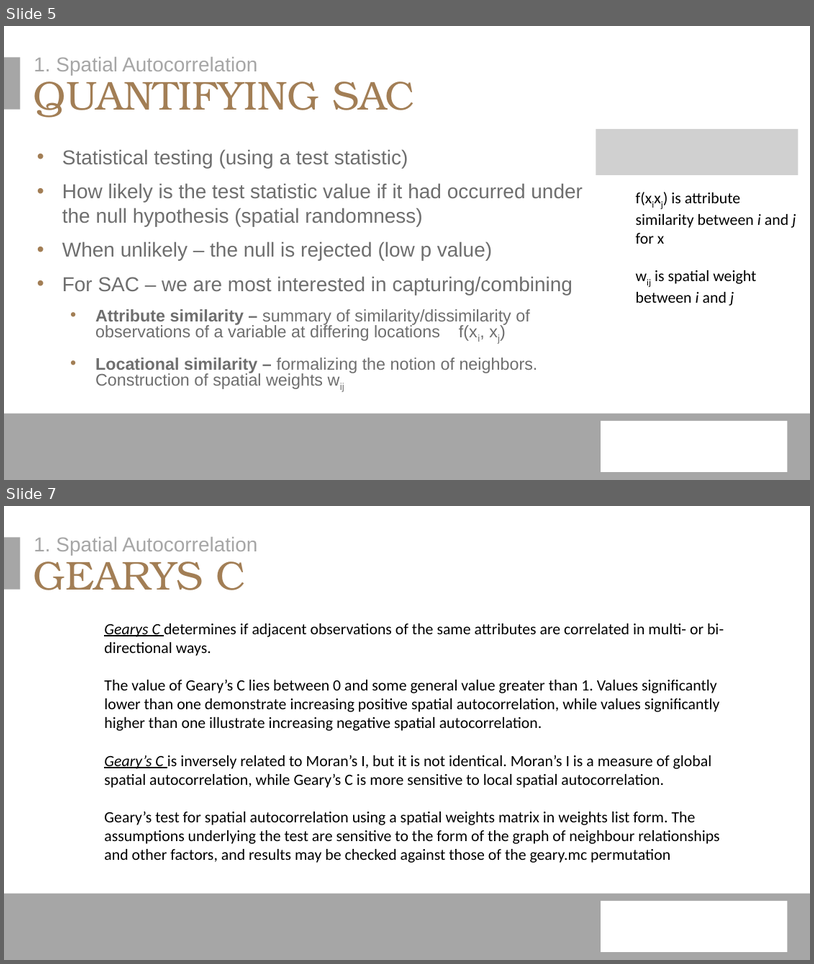
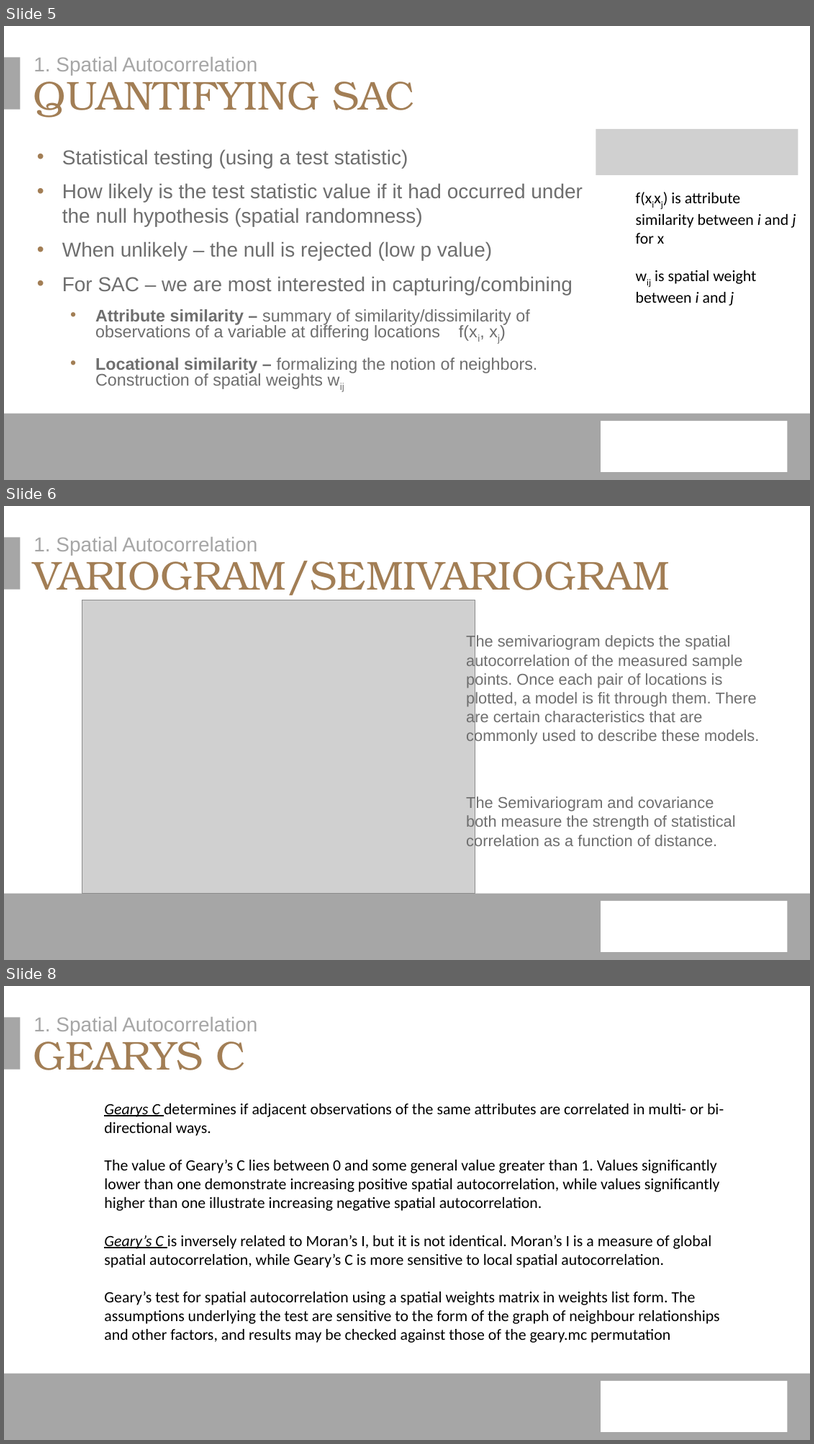
Before and after one commit to erichseamon/BCB503_advanced_geospatial_workshop, a slide deck: doc/BCB_Intro_Advanced_Analysis_1_2021.pptx. Shown one above the other, each under a label of ours: slides 5 and 7 before the commit, slides 5, 6 and 8 after it; the slides between them are not shown. The pictures are 814x964 and 814x1444 pixels, drawn with LibreOffice and Linux fonts; fonts in the diff are those of the drawing; grey boxes stand for pictures; background and template pictures are left out. Boxes give left, top, right and bottom in pixels: in the first picture for what was removed or moved away, otherwise in the second. Text is boxed around its words. In the diff, an @@ line names an element or a change of style, - is before the commit and + after.

```diff
--- a/doc/BCB_Intro_Advanced_Analysis_1_2021.pptx
+++ b/doc/BCB_Intro_Advanced_Analysis_1_2021.pptx
@@ slide 6 added at bbox=[4, 506, 810, 960], background #FFFFFF; not listed: 3 template elements that a slide beside it also shows @@
@@ text added at bbox=[34, 537, 257, 556], 18 pt, text #A6A6A6 @@
+1. Spatial Autocorrelation
@@ title added at bbox=[34, 551, 671, 595], 36 pt, text #A27E55 @@
+VARIOGRAM/SEMIVARIOGRAM
@@ picture added at bbox=[82, 600, 476, 892] @@
@@ text added at bbox=[466, 634, 759, 744], 14 pt, text #6E6E6E @@
+The semivariogram depicts the spatial autocorrelation of the measured sample points. Once each pair of locations is plotted, a model is fit through them. There are certain characteristics that are commonly used to describe these models.
@@ text added at bbox=[466, 795, 736, 849], 14 pt, text #6E6E6E @@
+The Semivariogram and covariance both measure the strength of statistical correlation as a function of distance.
@@ what was slide 7 is now slide 8 @@
```
Also in this commit, not shown: 1 slide changed, 1 slide removed, 1 other file.
